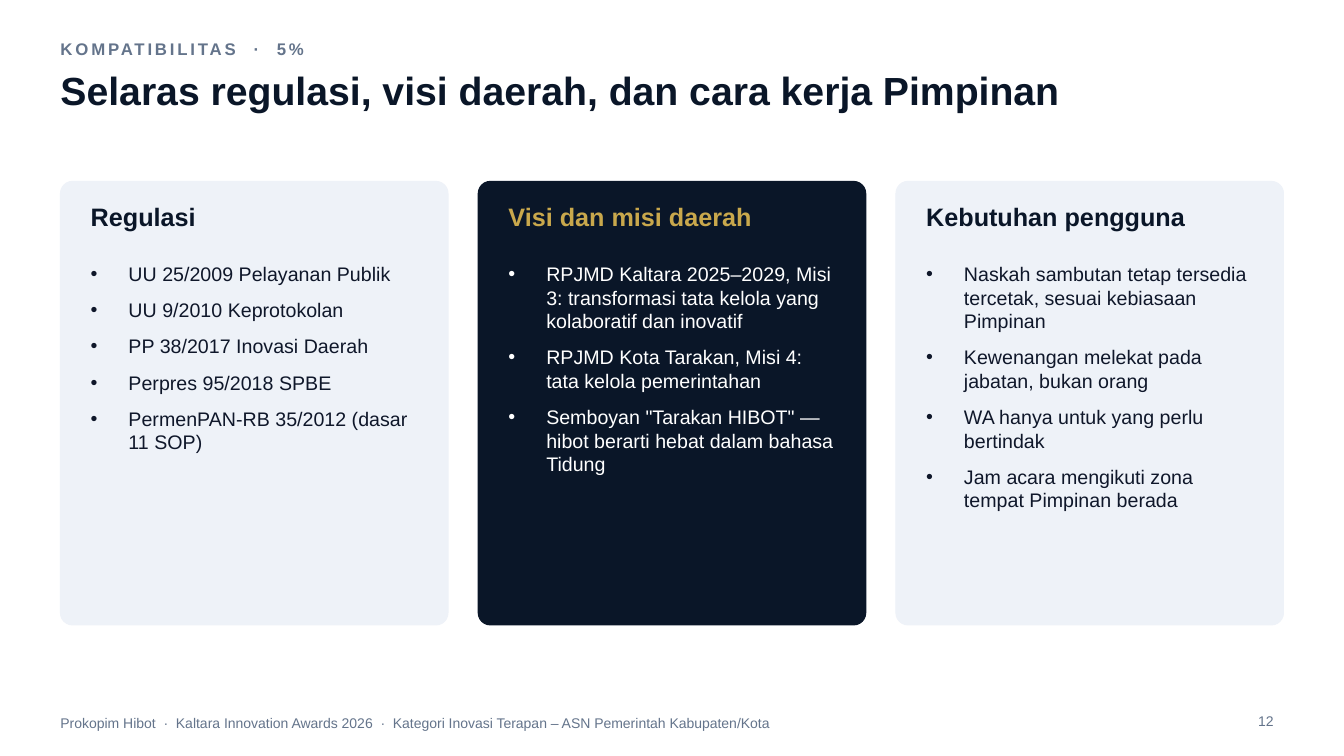
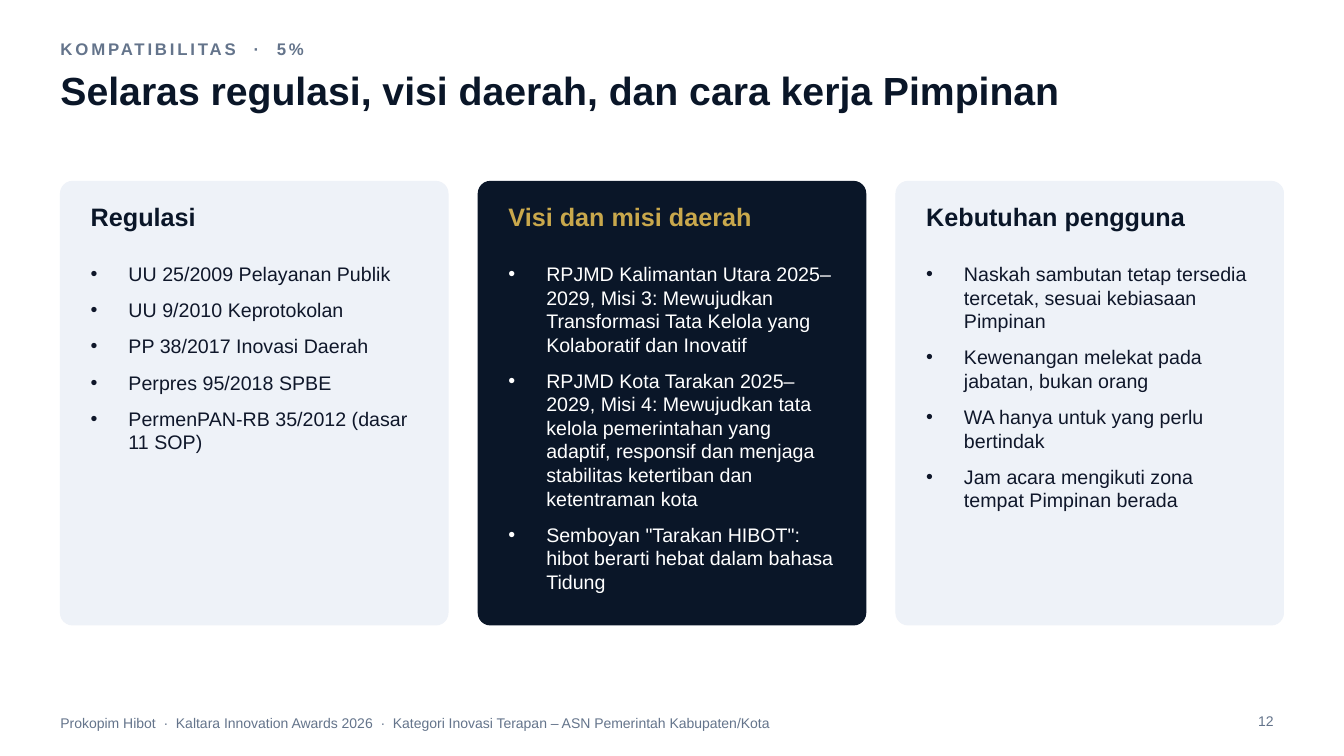
Before and after one commit to ega394/joyful-visuals, a slide deck: slide 12 of docs/lomba/kaltara/Paparan-Prokopim-Hibot-Kaltara-2026.pptx. Drawn at 1344x756 pixels with LibreOffice and Linux fonts; fonts in the diff are those of the drawing; background and template pictures are left out. Boxes give left, top, right and bottom in pixels: in the first picture for what was removed or moved away, otherwise in the second. Text is boxed around its words. In the diff, an @@ line names an element or a change of style, - is before the commit and + after.

```diff
--- a/docs/lomba/kaltara/Paparan-Prokopim-Hibot-Kaltara-2026.pptx
+++ b/docs/lomba/kaltara/Paparan-Prokopim-Hibot-Kaltara-2026.pptx
@@ text at (546, 266, 833, 593): text changed @@
-• RPJMD Kaltara 2025–2029, Misi 3: transformasi tata kelola yang kolaboratif dan inovatif
-• RPJMD Kota Tarakan, Misi 4: tata kelola pemerintahan
-• Semboyan "Tarakan HIBOT" — hibot berarti hebat dalam bahasa Tidung
+• RPJMD Kalimantan Utara 2025–2029, Misi 3: Mewujudkan Transformasi Tata Kelola yang Kolaboratif dan Inovatif
+• RPJMD Kota Tarakan 2025–2029, Misi 4: Mewujudkan tata kelola pemerintahan yang adaptif, responsif dan menjaga stabilitas ketertiban dan ketentraman kota
+• Semboyan "Tarakan HIBOT": hibot berarti hebat dalam bahasa Tidung
```
Also in this commit, not shown: 1 other slide changed, 2 other files.
